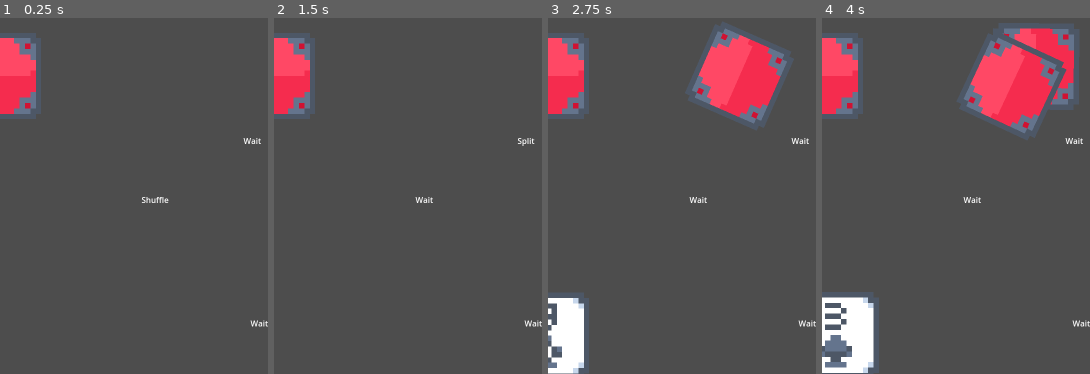
Above: before the commit, frames 1-4 (left to right).
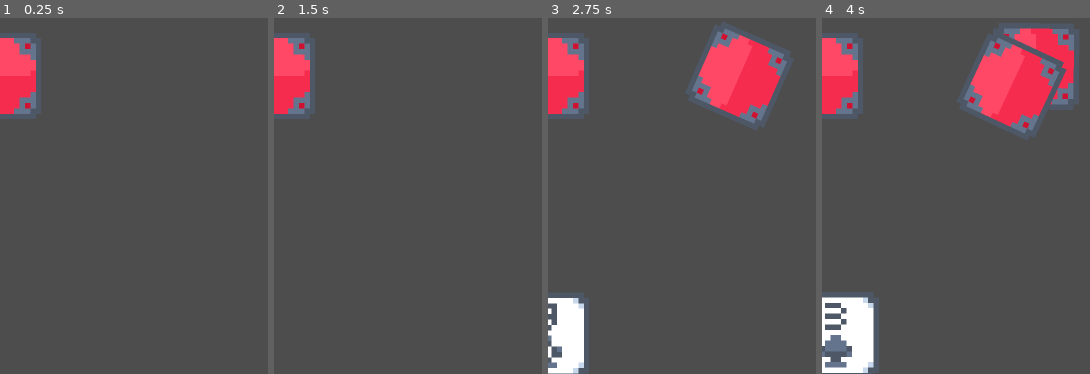
Above: after the commit, the same moments.

Repository: WinCisky/scopa-36
Game: Godot game, scene res://scenes/table_scopa.tscn
Two runs of this game, one before a commit and one after it. Both use one fixed random seed, a clock stepped at 60 frames per second and the inputs below.
Inputs:
- Up to frame 1 (0.25 s): no input
- Up to frame 2 (1.5 s): tap Enter at 0.5 s; tap Space at 1.25 s
- Up to frame 3 (2.75 s): tap Enter at 2 s
- Up to frame 4 (4 s): no input
The pictures show only the part of the screen within x 50-100%, y 48-98%; the shares and areas given below are measured in that part.

The runs differ from the first frame. In frame 1, 0.3% of the frame differs, in the area x 52-100%, y 33-87%; in frame 2, 0.2%; in frame 3, 0.2%; in frame 4, 0.2%.

Commit message:
show played cards with simple animation

Diff:
--- a/scenes/player.tscn
+++ b/scenes/player.tscn
@@ -4,14 +4,3 @@
 
 [node name="Player" type="Node2D"]
 script = ExtResource("1_3vyb7")
-
-[node name="Label" type="Label" parent="."]
-offset_right = 40.0
-offset_bottom = 23.0
-text = "Hello"
-
-[node name="Timer" type="Timer" parent="."]
-wait_time = 0.1
-autostart = true
-
-[connection signal="timeout" from="Timer" to="." method="_on_timer_timeout"]
--- a/scenes/table_scopa.tscn
+++ b/scenes/table_scopa.tscn
@@ -15,13 +15,6 @@
 script = ExtResource("1_k0nlb")
 players_path = NodePath("../Players")
 card_manager = NodePath("../CardsManager")
-
-[node name="Label" type="Label" parent="GameManager"]
-offset_right = 40.0
-offset_bottom = 23.0
-
-[node name="Timer" type="Timer" parent="GameManager"]
-autostart = true
 
 [node name="Players" type="Node" parent="."]
 
@@ -129,5 +122,3 @@
 script = ExtResource("5_dra8c")
 camera = NodePath("../Camera2D")
 cards = [NodePath("../Cards/Card"), NodePath("../Cards/Card2"), NodePath("../Cards/Card3"), NodePath("../Cards/Card4"), …(1039 unchanged characters)…
-
-[connection signal="timeout" from="GameManager/Timer" to="GameManager" method="_on_timer_timeout"]
--- a/scripts/card_manager.gd
+++ b/scripts/card_manager.gd
@@ -80,19 +80,38 @@
 		reposition_player_cards(player_index, players_cards[player_index])
 		await get_tree().create_timer(0.3).timeout
 
-func place_card_on_table():
+func place_card_on_table(played_card: Node2D):
+
+	played_card.target_position = Vector2()
+	played_card.target_rotation = 0
+	played_card.has_reached_position = false
+	played_card.has_reached_rotation = false
 	pass
 
 
 func play_card(player_index: int, card: int):
+	var played_player_card = null
 	if player_index != 0:
 		# get the first available card and set the played card value and play it
-		return
+		played_player_card = players_cards[player_index].pop_back()
+		played_player_card.card = card
+	else:
+		# main player, the exact card needs to be played
+		var i = 0
+		for c in players_cards[player_index]:
+			if c.card == card:
+				played_player_card = players_cards[player_index].pop_at(i)
+			else:
+				i += 1
 
-	# main player, the exact card needs to be played
-	pass
+	place_card_on_table(played_player_card)
+	reposition_player_cards(player_index, players_cards[player_index])
+	await get_tree().create_timer(0.3).timeout
+
+
 
 func take_cards(player_index, cards: Array):
+
 	pass
 
 # Called every frame. 'delta' is the elapsed time since the previous frame.
--- a/scripts/game_manager.gd
+++ b/scripts/game_manager.gd
@@ -66,6 +66,7 @@
 		var default_preference: Array = []
 		if preferences.size() > 0:
 			default_preference = preferences[0]
+		await card_manager.play_card(current_player_index, card)
 		table.play_card(current_player_index, card, default_preference)
 		next_turn()
 	else:
@@ -74,6 +75,7 @@
 
 func _on_player_preference(card: int, preference: Array):
 	print("player has picked a preference")
+	await card_manager.play_card(current_player_index, card)
 	table.play_card(current_player_index, card, preference)
 	next_turn()
 
@@ -97,22 +99,3 @@
 
 	# let the 1st player pick
 	next_player_pick()
-
-func print_current_pahse():
-	match current_phase:
-		Phase.IDLE:
-			$Label.text = "Idle"
-		Phase.ROUND:
-			$Label.text = "Round"
-		Phase.END:
-			$Label.text = "End"
-
-func print_cards_on_table():
-	var cards_string = ""
-	for card in table.cards_on_table:
-		cards_string += str(Deck.value_of(card)) + " "
-	$Label.text = cards_string
-
-func _on_timer_timeout() -> void:
-	# print_current_pahse()
-	print_cards_on_table()
--- a/scripts/player.gd
+++ b/scripts/player.gd
@@ -15,21 +15,7 @@
 #@export var is_human: bool = false
 
 func _ready():
-	$Label.text = display_name
-
-func print_current_state():
-	match current_state:
-		PlayerState.WAIT:
-			$Label.text = "Wait"
-		PlayerState.SHUFFLE:
-			$Label.text = "Shuffle"
-		PlayerState.SPLIT:
-			$Label.text = "Split"
-		PlayerState.PICK:
-			$Label.text = "Pick"
-
-func _on_timer_timeout() -> void:
-	print_current_state()
+	pass
 
 func _on_pick(player_index: int):
 	if (player_index != player_id):
Not shown, changed: export_presets.cfg
